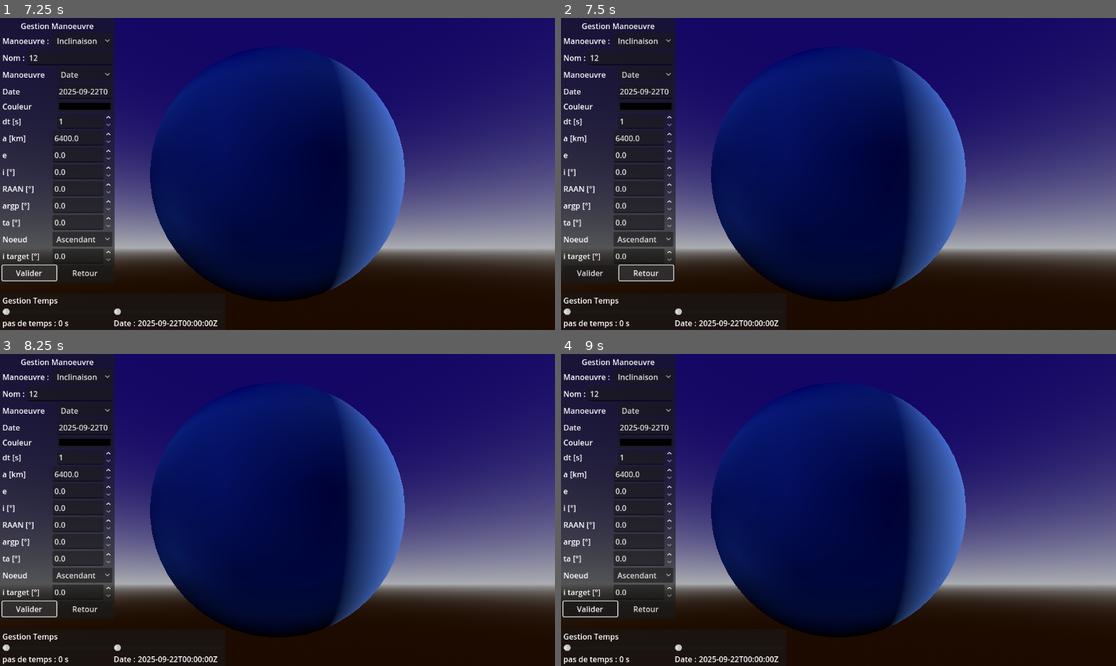
Above: before the commit, frames 1-4 (two rows, left to right).
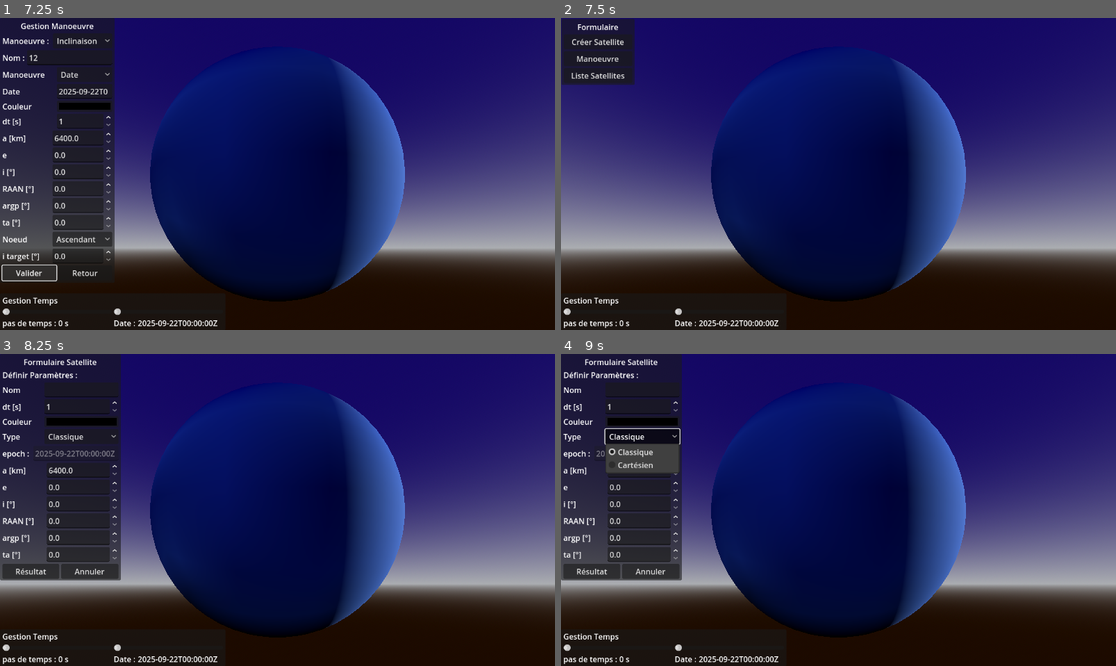
Above: after the commit, the same moments.

Repository: Vvidemont/Godot_Orekit_Serveur
Game: Godot game, scene res://scenes/fenêtre_principale.tscn
The game is run twice, just before and just after one commit, with the same random seed, the same clock (stepped at 60 frames per second) and the same inputs.
Inputs (mouse positions are in pixels of both pictures, inside the frame that each line leads up to):
- Up to frame 1 (7.25 s): click "Créer simulation" at 0.5 s; click "Valider" at 1.25 s; click "Manoeuvre" at 2 s; click (66, 58) at 2.77 s; type "12" at 2.85 s; click "Hohmann" at 3.5 s; click "Date" at 4.25 s; click "Inclinaison" at 5 s; click "Ascendant" at 5.75 s; click "Valider" at 6.5 s
- Up to frame 2 (7.5 s): click "Retour" at 7.25 s
- Up to frame 3 (8.25 s): click "Valider" (after the commit: "Créer Satellite") at 8 s
- Up to frame 4 (9 s): click (644, 435) at 8.75 s, where only the run after the commit has a clickable "Classique"

Frame 1 is identical in both runs. In frame 2, 15% of the frame differs, in the area x 0-21%, y 0-85%; in frame 3, 6.1%; in frame 4, 7.0%.
Error before the commit: Parse Error: Too few arguments for "add_satellite()" call. Expected at least 4 but received 3. (res://script/Interface_manoeuvre/interface_manoeuvre.gd:142)

Commit message:
Corrige un bug du a un changement de fonction pour la partie manoeuvre

Diff:
--- a/script/Interface_manoeuvre/interface_manoeuvre.gd
+++ b/script/Interface_manoeuvre/interface_manoeuvre.gd
@@ -139,7 +139,7 @@
 	if name.is_empty():
 		name = "Satellite %s" % Time.get_datetime_string_from_system()
 	var chosen_color := sat_color.color
-	SatelliteRegistry.add_satellite(name, chosen_color, arr_data)
+	SatelliteRegistry.add_satellite(name, chosen_color,arr_data,0)
 	print("Satellite ajouté: ", name, " points=", arr_data.size())
 
 func _on_ann() -> void:
